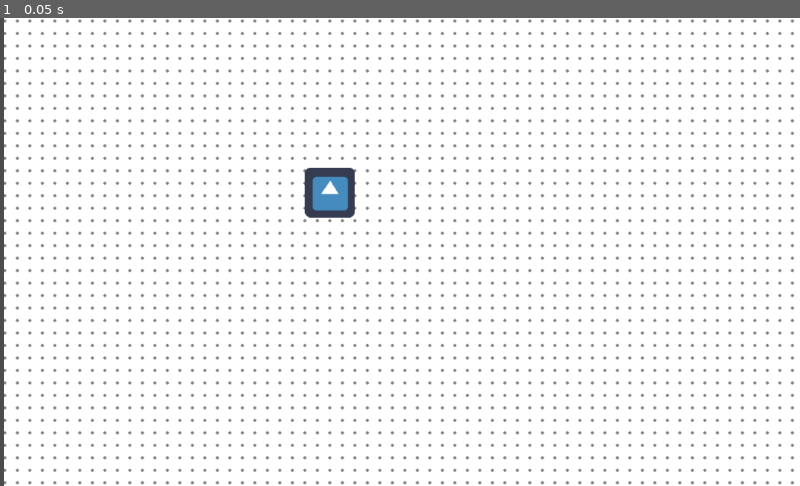
Above: before the commit, frame 1.
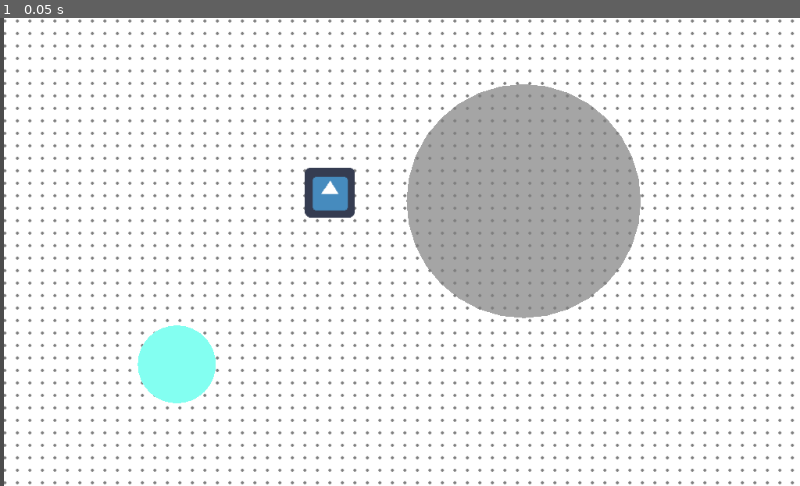
Above: after the commit, the same moment.

Repository: BaseCrusher/sdent_project
Game: Godot game, scene res://Levels/Level1.tscn
The game is run twice, just before and just after one commit, with the same random seed, the same clock (stepped at 60 frames per second) and the same inputs. This scene is started directly instead of the project's main scene. The engine's default icon, where the game draws it, is replaced by a stand-in: a white triangle on a blue panel in a dark square.
Inputs:
- Up to frame 1 (0.05 s): no input

The runs differ from the first frame. In frame 1, 12% of the frame differs, in the area x 17-81%, y 14-83%.

Commit message:
some changes

Diff:
--- a/GameObjects/Character/character.gd
+++ b/GameObjects/Character/character.gd
@@ -1,4 +1,9 @@
 extends Sprite
+
+enum CharacterState{
+	standing_on_plate,
+	flying
+}
 
 # Constants
 const DAMPING : float = 0.97
@@ -15,6 +20,7 @@
 # Normalized vector oposite to pulling direction muliplied by DIRECTION_VECTOR_MULTIPLIER
 var direction_vector : Vector2 = Vector2.ZERO
 
+var character_state = CharacterState.flying
 
 # Called when the node enters the scene tree for the first time.
 func _ready():
--- a/GameObjects/GravityFields/GarvityField/Position2D.gd
+++ b/GameObjects/GravityFields/GarvityField/Position2D.gd
@@ -5,7 +5,7 @@
 # var a = 2
 # var b = "text"
 
-onready var character = get_node("../../icon")
+onready var character = get_node("../../AbstractLevel/Character")
 
 # Called when the node enters the scene tree for the first time.
 func _ready():
--- /dev/null
+++ b/GameObjects/JumpPlates/JumpPlate.gd
@@ -0,0 +1,11 @@
+extends Node
+
+const PLATE_RADIUS = 50
+
+
+func _ready():
+	pass
+
+func _physics_process(delta):
+
+	pass
--- /dev/null
+++ b/GameObjects/JumpPlates/JumpPlate.tscn
@@ -0,0 +1,17 @@
+[gd_scene load_steps=4 format=2]
+
+[ext_resource path="res://GameObjects/JumpPlates/JumpPlate.gd" type="Script" id=1]
+[ext_resource path="res://GameObjects/JumpPlates/temp_script.gd" type="Script" id=2]
+[ext_resource path="res://resources/images/icon.png" type="Texture" id=3]
+
+[node name="JumpPlate" type="Node2D"]
+
+[node name="ScriptHolder" type="Node" parent="."]
+script = ExtResource( 1 )
+
+[node name="Position2D" type="Position2D" parent="."]
+script = ExtResource( 2 )
+
+[node name="icon" type="Sprite" parent="Position2D"]
+z_index = -1
+texture = ExtResource( 3 )
--- /dev/null
+++ b/GameObjects/JumpPlates/temp_script.gd
@@ -0,0 +1,18 @@
+extends Position2D
+
+
+# Declare member variables here. Examples:
+# var a = 2
+# var b = "text"
+const CIRCLE_SIZE = 50
+
+# Called when the node enters the scene tree for the first time.
+func _ready():
+	pass # Replace with function body.
+
+func _draw():
+	draw_circle(position, CIRCLE_SIZE, Color("84FFF2"))
+
+# Called every frame. 'delta' is the elapsed time since the previous frame.
+#func _process(delta):
+#	pass
--- a/Levels/AbstractLevel.tscn
+++ b/Levels/AbstractLevel.tscn
@@ -2,7 +2,6 @@
 
 [ext_resource path="res://resources/images/bg_tile.png" type="Texture" id=1]
 [ext_resource path="res://GameObjects/Character/Character.tscn" type="PackedScene" id=2]
-
 
 [node name="AbstractLevel" type="Node2D"]
 
@@ -12,4 +11,4 @@
 region_enabled = true
 region_rect = Rect2( -432.87, -129.404, 2518.33, 1448.08 )
 
-[node name="Node2D" parent="." instance=ExtResource( 2 )]
+[node name="Character" parent="." instance=ExtResource( 2 )]
--- a/Levels/Level1.tscn
+++ b/Levels/Level1.tscn
@@ -1,8 +1,16 @@
-[gd_scene load_steps=2 format=2]
+[gd_scene load_steps=4 format=2]
 
 [ext_resource path="res://Levels/AbstractLevel.tscn" type="PackedScene" id=1]
+[ext_resource path="res://GameObjects/JumpPlates/JumpPlate.tscn" type="PackedScene" id=2]
+[ext_resource path="res://GameObjects/GravityFields/GarvityField/blackhole.tscn" type="PackedScene" id=3]
 
 [node name="Level1" type="Node"]
 
 [node name="AbstractLevel" parent="." instance=ExtResource( 1 )]
 position = Vector2( 8.98999, -14.983 )
+
+[node name="JumpPlate" parent="." instance=ExtResource( 2 )]
+position = Vector2( 226.274, 444.063 )
+
+[node name="blackhole" parent="." instance=ExtResource( 3 )]
+position = Vector2( 670.337, 234.759 )
